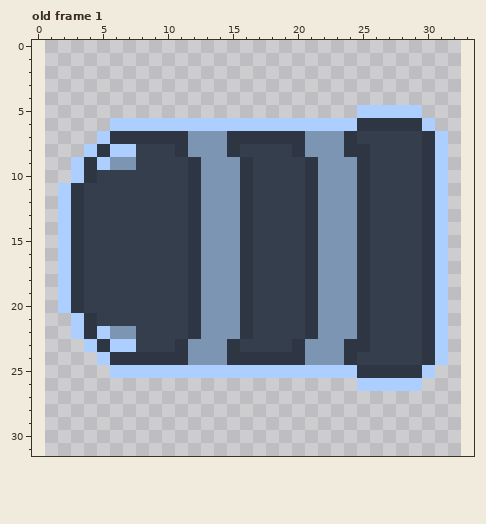
One commit to this pixel-art file: Sprites/snake_head.ase. The picture above was drawn from the file before the commit.
32x32 pixels, 1 frame. Shown: old frame 1. The old version is drawn lined up with the new one, on the new canvas. The commit also changed other frames, which this record leaves out.
After:
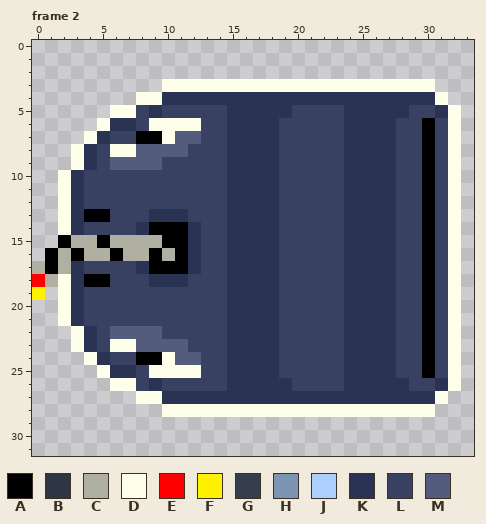
Palette (. is transparent): A #000000  B #2d3642  C #afb0a2  D #feffea  E #ff0000  F #fff200  G #343e4d  H #7b95b3  J #adcfff  K #2b3355  L #384162  M #545c7e
A new or re-ordered frame is compared with the old frame closest to it.
Difference:
canvas 32x32 -> 34x32, the old top-left corner now at 1,0
frames 1 -> 5
Changed rows in their new state; - is an unchanged pixel.
Frame 2 is new; against old frame 1:
first column x 0:
 3 ----------DDDDDDDDDDDDDDDDDDDDD--
 4 --------DDKKKKKKKKKKKKKKKKKKKKKD-
 5 ------DDLKLLLLLKKKKKLLLLKKKKKLLKD
 6 -----DKKLDDDDLLKKKKLLLLLKKKKLLALD
 7 ----DKLLAADMMLLKKKKLLLLLKKKKLLALD
 8 ---DKLDDMMMMLLLKKKKLLLLLKKKKLLALD
 9 ---DKLMMMMLLLLLKKKKLLLLLKKKKLLALD
10 --DKLLLLLLLLLLLKKKKLLLLLKKKKLLALD
11 --DKLLLLLLLLLLLKKKKLLLLLKKKKLLALD
12 --DKLLLLLLLLLLLKKKKLLLLLKKKKLLALD
13 --DKAALLLKKKLLLKKKKLLLLLKKKKLLALD
14 --DKLLLLKAAAKLLKKKKLLLLLKKKKLLALD
15 --ACCACCCCAAKLLKKKKLLLLLKKKKLLALD
16 -ACACCACCACAKLLKKKKLLLLLKKKKLLALD
17 CACKLLLLKAAAKLLKKKKLLLLLKKKKLLALD
18 ECDKAALLLKKKLLLKKKKLLLLLKKKKLLALD
19 F-DKLLLLLLLLLLLKKKKLLLLLKKKKLLALD
20 --DKLLLLLLLLLLLKKKKLLLLLKKKKLLALD
21 --DKLLLLLLLLLLLKKKKLLLLLKKKKLLALD
22 ---DKLMMMMLLLLLKKKKLLLLLKKKKLLALD
23 ---DKLDDMMMMLLLKKKKLLLLLKKKKLLALD
24 ----DKLLAADMMLLKKKKLLLLLKKKKLLALD
25 -----DKKLDDDDLLKKKKLLLLLKKKKLLALD
26 ------DDLKLLLLLKKKKKLLLLKKKKKLLKD
27 --------DDKKKKKKKKKKKKKKKKKKKKKD-
28 ----------DDDDDDDDDDDDDDDDDDDDD--
Where, in picture pixels (left, top, right, bottom), the same in both pictures:
changed: (32, 79, 461, 417)
